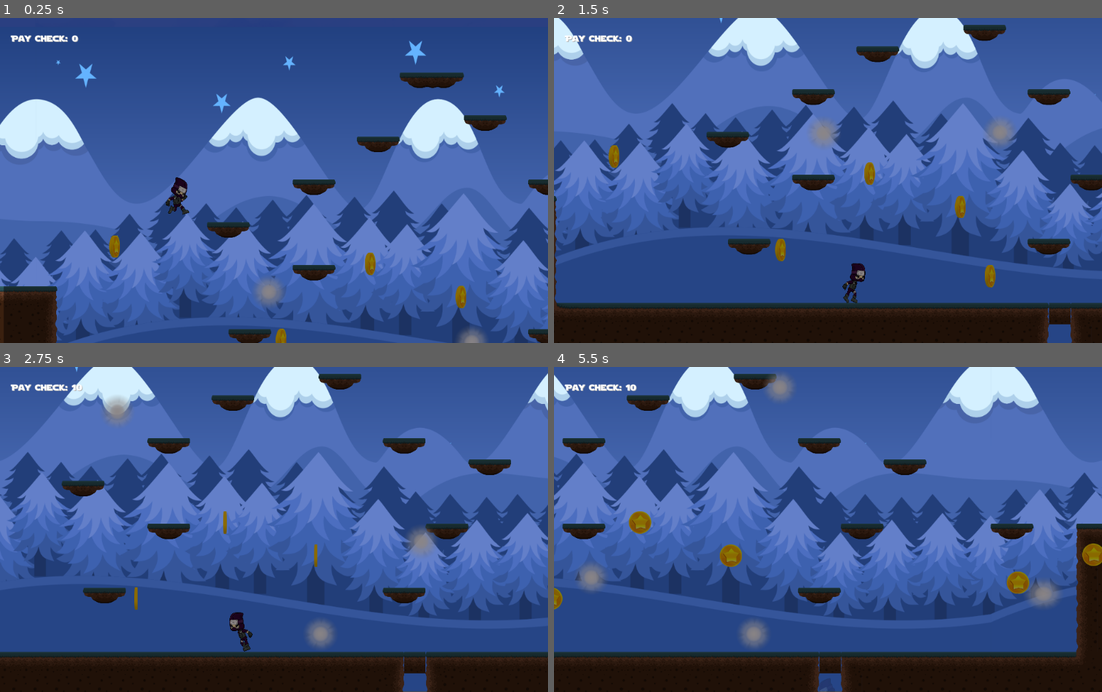
Above: before the commit, frames 1-4 (two rows, left to right).
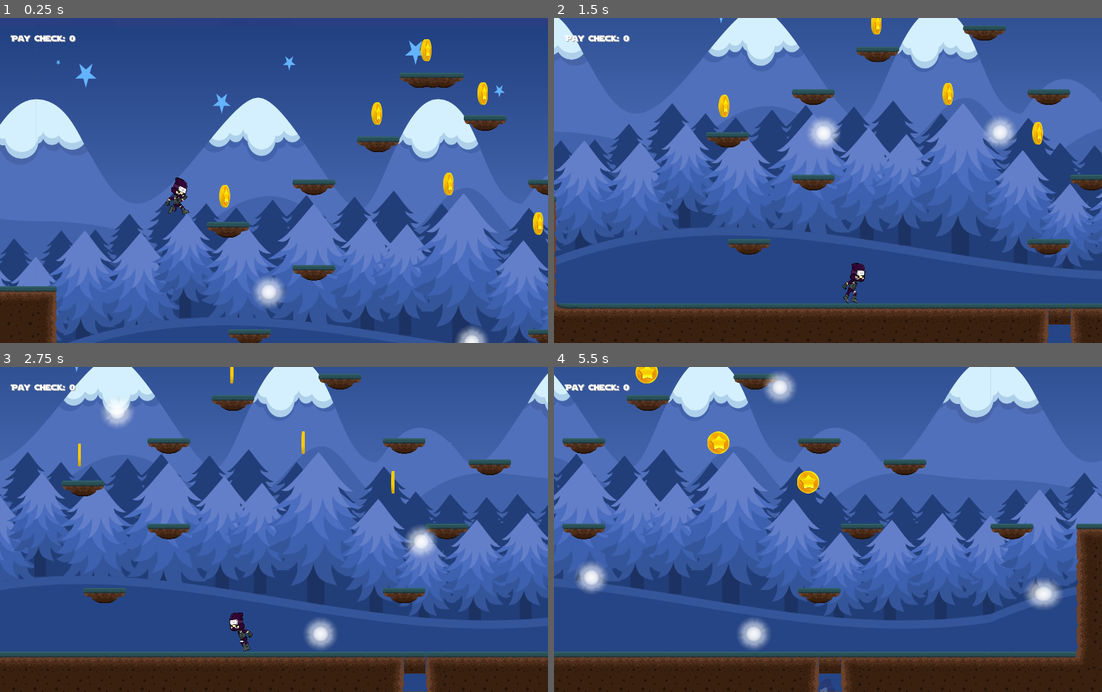
Above: after the commit, the same moments.

Repository: ahmet9cengiz/DarkLight
Game: Godot game, scene res://test.tscn
Same seed, same stepped clock (60 frames per second), same inputs: the game is played once before the commit and once after it. This scene is started directly instead of the project's main scene.
Inputs:
- Up to frame 1 (0.25 s): no input
- Up to frame 2 (1.5 s): tap Enter (ui_accept) at 0.5, 0.77 s; hold Right (ui_right) from 0.53 s (still down)
- Up to frame 3 (2.75 s): tap Enter (ui_accept) at 1.52 s; release Right (ui_right) at 2.03 s; hold Left (ui_left) from 2.03 s (still down)
- Up to frame 4 (5.5 s): release Left (ui_left) at 2.78 s; hold Right (ui_right) 2.78-4.28 s; tap Enter (ui_accept) at 3.02, 3.77, 4.52 s; hold Left (ui_left) 4.28-5.03 s; hold Right (ui_right) from 5.03 s (still down)

The runs differ from the first frame. In frame 1, 5.9% of the frame differs, in the area x 0-100%, y 5-100%; in frame 2, 16%; in frame 3, 16%; in frame 4, 19%, in the area x 0-100%, y 0-100%.

Commit message:
added the coins

Diff:
--- /dev/null
+++ b/DarkLightGame/coinContainer.gd
@@ -0,0 +1,8 @@
+extends Node2D
+
+func _ready():
+	for c in get_children():
+		c.connect("coin_grabbed", self, "_on_coin_grabbed")
+
+func _on_coin_grabbed():
+	$"/root/globalScript".score += 10
--- a/DarkLightGame/project.godot
+++ b/DarkLightGame/project.godot
@@ -28,5 +28,5 @@
 window/size/height=608
 window/size/test_width=1024
 window/size/test_height=608
-window/stretch/mode="viewport"
+window/stretch/mode="2d"
 window/stretch/aspect="expand"
--- a/DarkLightGame/test.gd
+++ b/DarkLightGame/test.gd
@@ -9,17 +9,6 @@
 	screensize = get_viewport().get_size()
 	$"/root/globalScript".connect("game_over", self, "_on_game_over")
 	set_process(true)
-	spawnCoins(10)
-
-func spawnCoins(number):
-	for i in range(number):
-		var c = coin.instance()
-		$coinContainer.add_child(c)
-		c.connect("coin_grabbed", self, "_on_coin_grabbed")
-		c.position = Vector2(rand_range(100,  2000), rand_range(screensize.y - 300, screensize.y - 100))
-
-func _on_coin_grabbed():
-	$"/root/globalScript".score += 10
 
 func _on_game_over():
 	$Player.die()
--- a/DarkLightGame/test.tscn
+++ b/DarkLightGame/test.tscn
@@ -6,6 +6,8 @@
 [ext_resource path="res://LevelOne.tscn" type="PackedScene" id=4]
 [ext_resource path="res://lightContainer.tscn" type="PackedScene" id=5]
 [ext_resource path="res://lightMask.tscn" type="PackedScene" id=6]
+[ext_resource path="res://coinContainer.gd" type="Script" id=7]
+[ext_resource path="res://coin.tscn" type="PackedScene" id=8]
 
 [node name="test" type="Node2D"]
 script = ExtResource( 1 )
@@ -19,5 +21,78 @@
 [node name="lightContainer" parent="." instance=ExtResource( 5 )]
 
 [node name="lightMask" parent="." instance=ExtResource( 6 )]
+visible = false
 
 [node name="coinContainer" type="Node2D" parent="."]
+editor/display_folded = true
+position = Vector2( -2.58447, 0 )
+script = ExtResource( 7 )
+
+[node name="coin" parent="coinContainer" instance=ExtResource( 8 )]
+position = Vector2( 285.007, 253.126 )
+
+[node name="coin2" parent="coinContainer" instance=ExtResource( 8 )]
+position = Vector2( 619.637, 235.038 )
+
+[node name="coin3" parent="coinContainer" instance=ExtResource( 8 )]
+position = Vector2( 586.475, 34.5618 )
+
+[node name="coin4" parent="coinContainer" instance=ExtResource( 8 )]
+position = Vector2( 1665.73, 519.925 )
+
+[node name="coin5" parent="coinContainer" instance=ExtResource( 8 )]
+position = Vector2( 512.616, 129.524 )
+
+[node name="coin6" parent="coinContainer" instance=ExtResource( 8 )]
+position = Vector2( 670.886, 99.3773 )
+
+[node name="coin7" parent="coinContainer" instance=ExtResource( 8 )]
+position = Vector2( 753.79, 293.824 )
+
+[node name="coin8" parent="coinContainer" instance=ExtResource( 8 )]
+position = Vector2( 1248.2, 250.111 )
+
+[node name="coin9" parent="coinContainer" instance=ExtResource( 8 )]
+position = Vector2( 1888.82, 405.367 )
+
+[node name="coin10" parent="coinContainer" instance=ExtResource( 8 )]
+position = Vector2( 1997.34, 339.044 )
+
+[node name="coin11" parent="coinContainer" instance=ExtResource( 8 )]
+position = Vector2( 2470.65, 227.501 )
+
+[node name="coin12" parent="coinContainer" instance=ExtResource( 8 )]
+position = Vector2( 2434.47, -55.8786 )
+
+[node name="coin13" parent="coinContainer" instance=ExtResource( 8 )]
+position = Vector2( 2363.63, -57.3859 )
+
+[node name="coin14" parent="coinContainer" instance=ExtResource( 8 )]
+position = Vector2( 2220.43, 418.933 )
+
+[node name="coin15" parent="coinContainer" instance=ExtResource( 8 )]
+position = Vector2( 2309.36, 507.866 )
+
+[node name="coin16" parent="coinContainer" instance=ExtResource( 8 )]
+position = Vector2( 2653.04, 388.786 )
+
+[node name="coin17" parent="coinContainer" instance=ExtResource( 8 )]
+position = Vector2( 2977.11, 467.168 )
+
+[node name="coin18" parent="coinContainer" instance=ExtResource( 8 )]
+position = Vector2( 3078.11, 201.876 )
+
+[node name="coin19" parent="coinContainer" instance=ExtResource( 8 )]
+position = Vector2( 2957.52, -73.9666 )
+
+[node name="coin20" parent="coinContainer" instance=ExtResource( 8 )]
+position = Vector2( 3153.47, -294.038 )
+
+[node name="coin21" parent="coinContainer" instance=ExtResource( 8 )]
+position = Vector2( 3045.45, -357.048 )
+
+[node name="coin22" parent="coinContainer" instance=ExtResource( 8 )]
+position = Vector2( 3246.07, -496.381 )
+
+[node name="coin23" parent="coinContainer" instance=ExtResource( 8 )]
+position = Vector2( 3673.84, -645.002 )
Not shown: 1 places in DarkLightGame/test.tscn that only renumber resources
